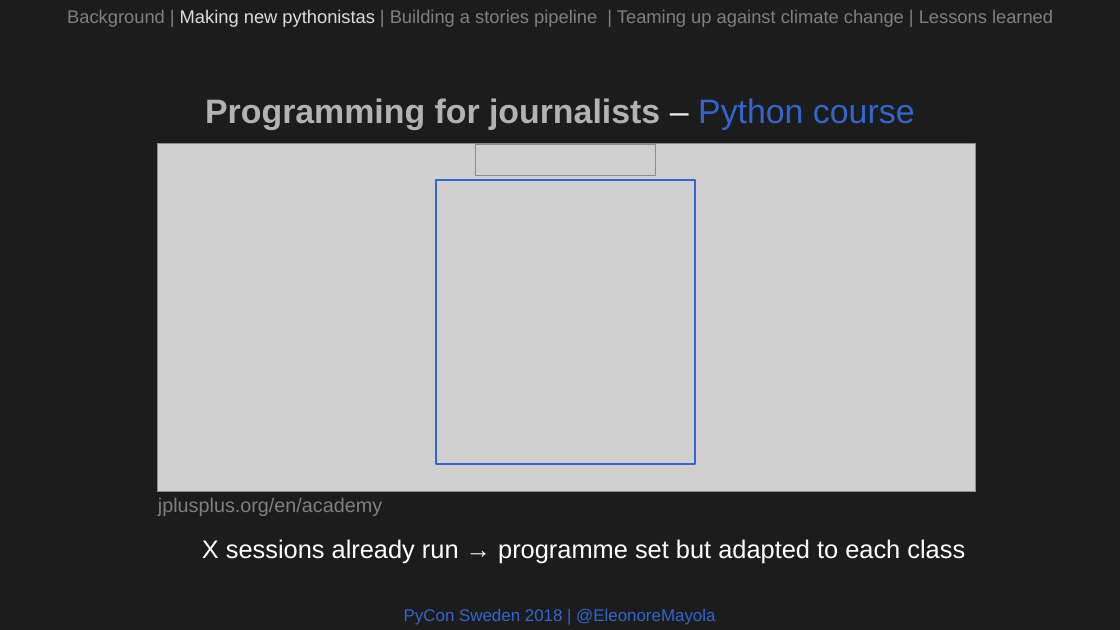
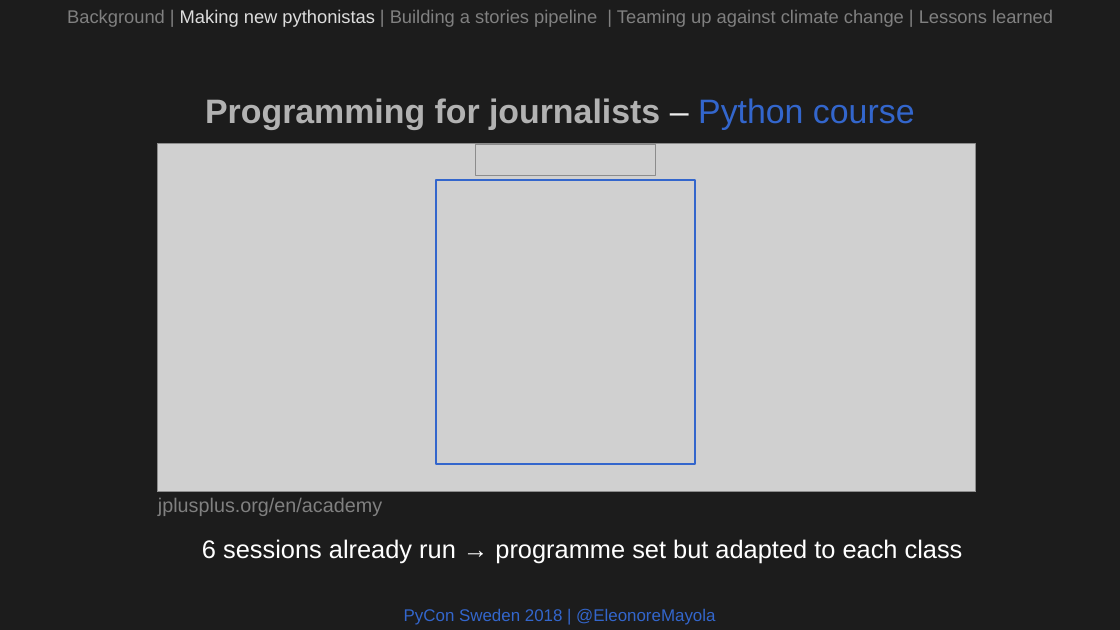
Before and after one commit to Eleonore9/-pyconse18, a slide deck: slide 10 of pyconse2018.odp. Drawn at 1120x630 pixels with LibreOffice and Linux fonts; fonts in the diff are those of the drawing; grey boxes stand for pictures. Boxes give left, top, right and bottom in pixels: in the first picture for what was removed or moved away, otherwise in the second. Text is boxed around its words. In the diff, an @@ line names an element or a change of style, - is before the commit and + after.

```diff
--- a/pyconse2018.odp
+++ b/pyconse2018.odp
@@ text at <box>202,539,963,563</box>: text changed @@
-X sessions already run → programme set but adapted to each class
+6 sessions already run → programme set but adapted to each class
```
Also in this commit, not shown: 2 other slides changed, 1 other file.
